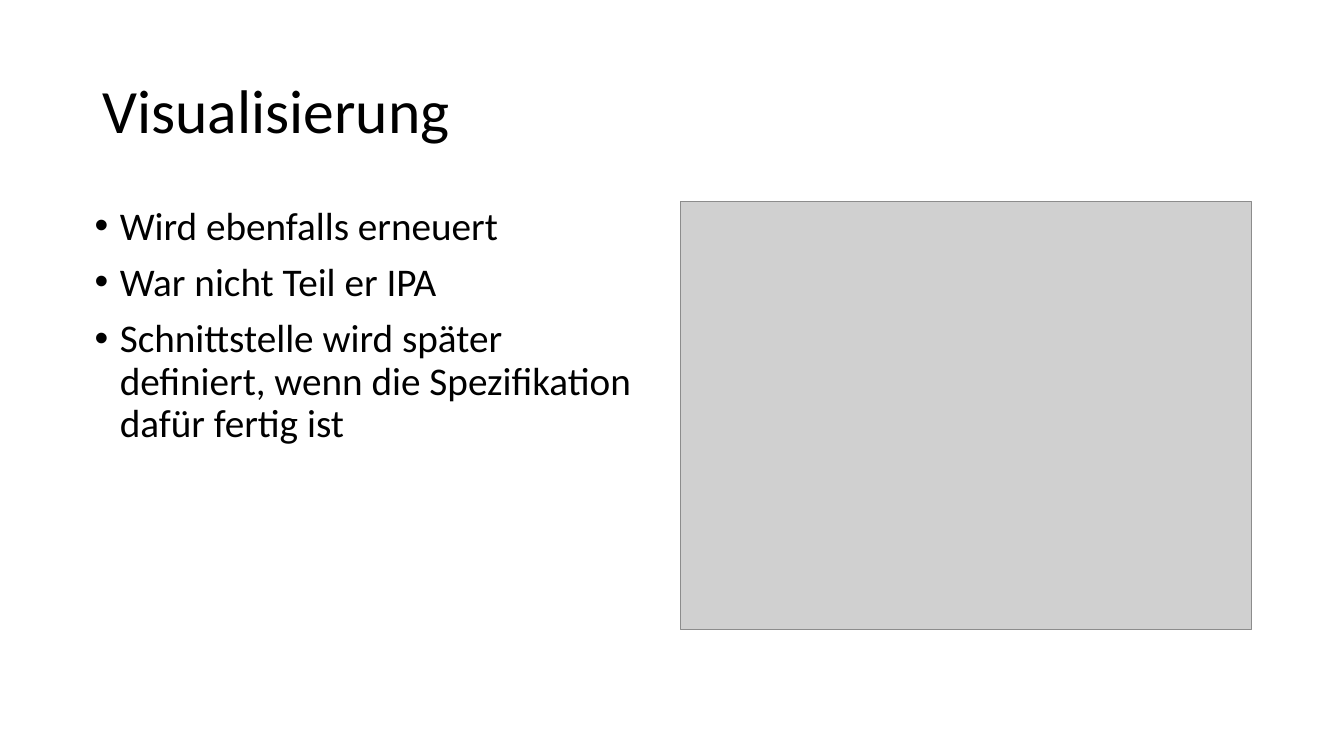
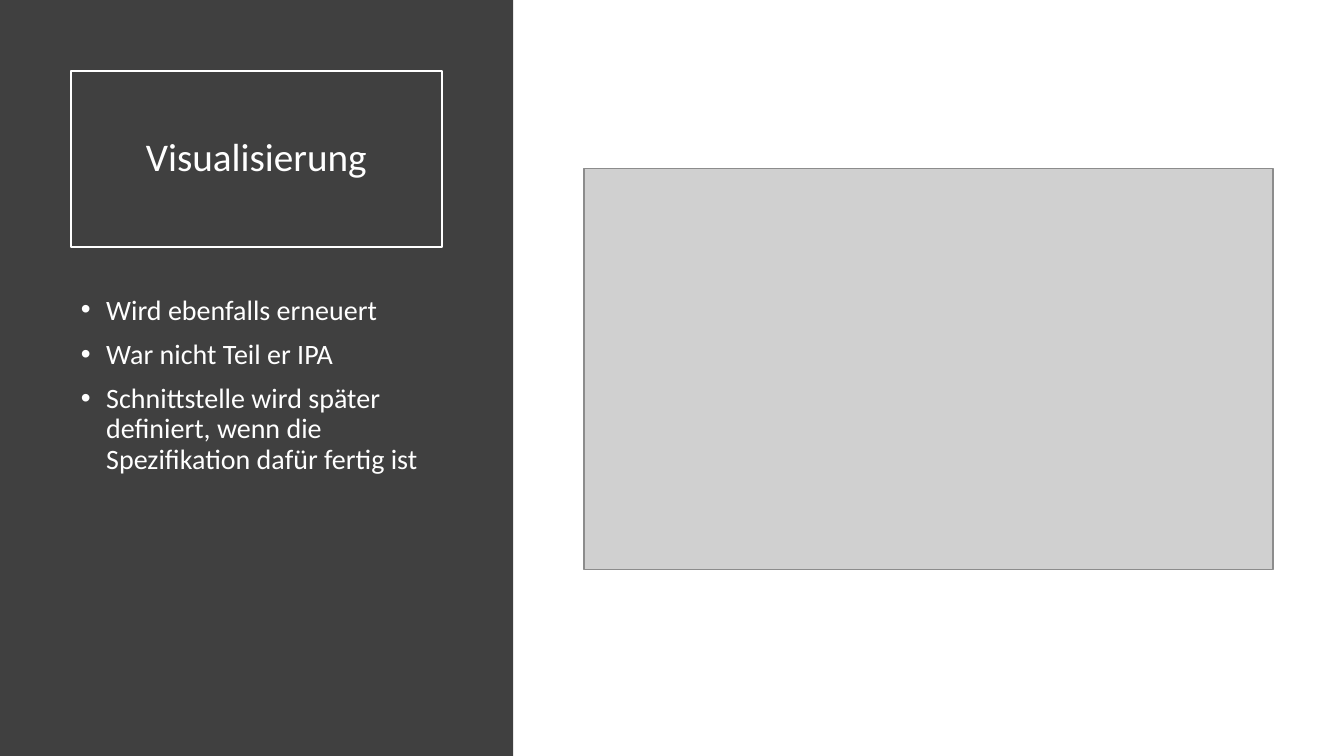
Before and after one commit to AkazeX/Schule, a slide deck: slide 12 of IPA.pptx. Drawn at 1344x756 pixels with LibreOffice and Linux fonts; fonts in the diff are those of the drawing; grey boxes stand for pictures. Boxes give left, top, right and bottom in pixels: in the first picture for what was removed or moved away, otherwise in the second. Text is boxed around its words. In the diff, an @@ line names an element or a change of style, - is before the commit and + after.

```diff
--- a/IPA.pptx
+++ b/IPA.pptx
@@ rectangle added at box(0, 0, 513, 756), fill #404040 @@
@@ title "Visualisierung": place and size @@
-title "Visualisierung" at box(102, 90, 449, 144)
+title "Visualisierung" at box(71, 71, 442, 247)
@@ title "Visualisierung" at box(71, 71, 442, 247): size 44 to 28 pt, text colour #000000 to #FFFFFF; alignment left to centre; outline none to #FFFFFF 1.5 pt @@
@@ picture: place and size @@
-picture at box(681, 202, 1252, 630)
+picture at box(584, 168, 1273, 570)
@@ text "Wird ebenfalls erneuert": place and size @@
-text "Wird ebenfalls erneuert" at box(120, 212, 630, 444)
+text "Wird ebenfalls erneuert" at box(106, 300, 417, 474)
@@ text "Wird ebenfalls erneuert" at box(106, 300, 417, 474): size 28 to 20 pt, text colour #000000 to #FFFFFF @@
```
Also in this commit, not shown: 18 other slides changed, 2 slides added, 1 slide removed, 1 other file.
